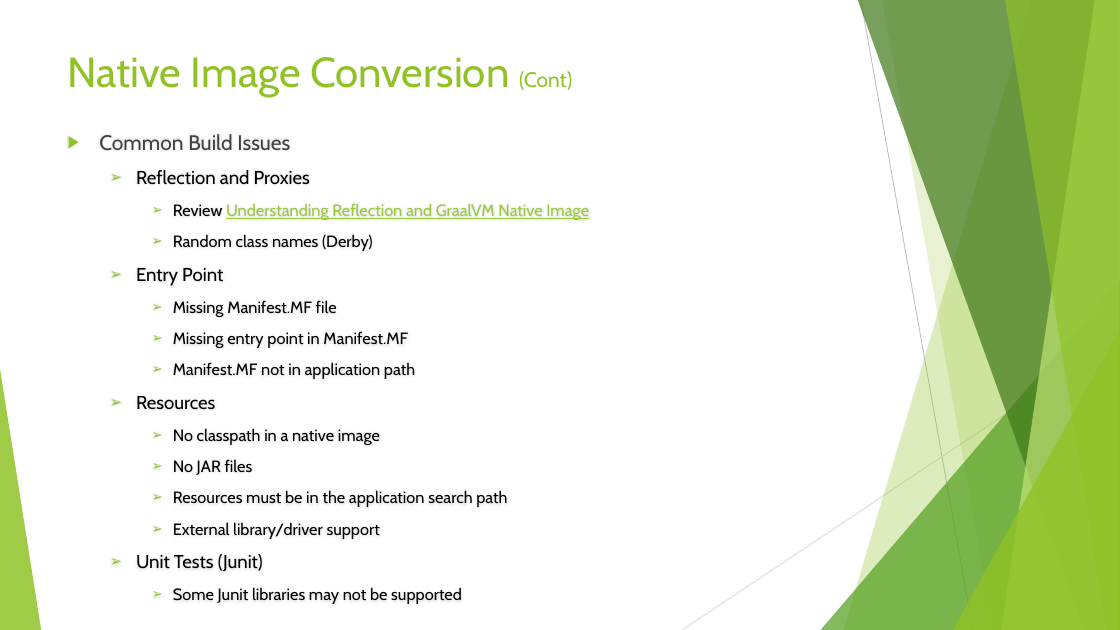
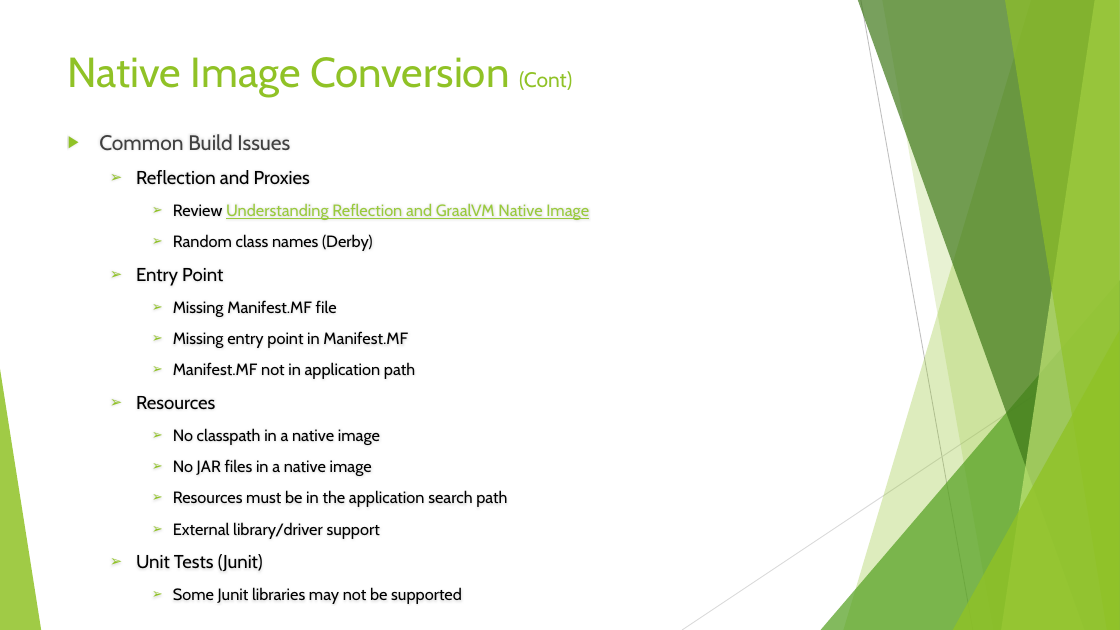
Before and after one commit to Rohan427/Qpid4Graal, a slide deck: slide 31 of doc/reference/GraalVm _Upgrade.pptx. Drawn at 1120x630 pixels with LibreOffice and Linux fonts; fonts in the diff are those of the drawing. Boxes give left, top, right and bottom in pixels: in the first picture for what was removed or moved away, otherwise in the second. Text is boxed around its words. In the diff, an @@ line names an element or a change of style, - is before the commit and + after.

```diff
--- a/doc/reference/GraalVm _Upgrade.pptx
+++ b/doc/reference/GraalVm _Upgrade.pptx
@@ text at (x1=173, y1=459, x2=372, y2=476): text changed @@
-    ➢ No JAR files
+    ➢ No JAR files in a native image
```
Also in this commit, not shown: 11 other slides changed, 1 slide removed.
